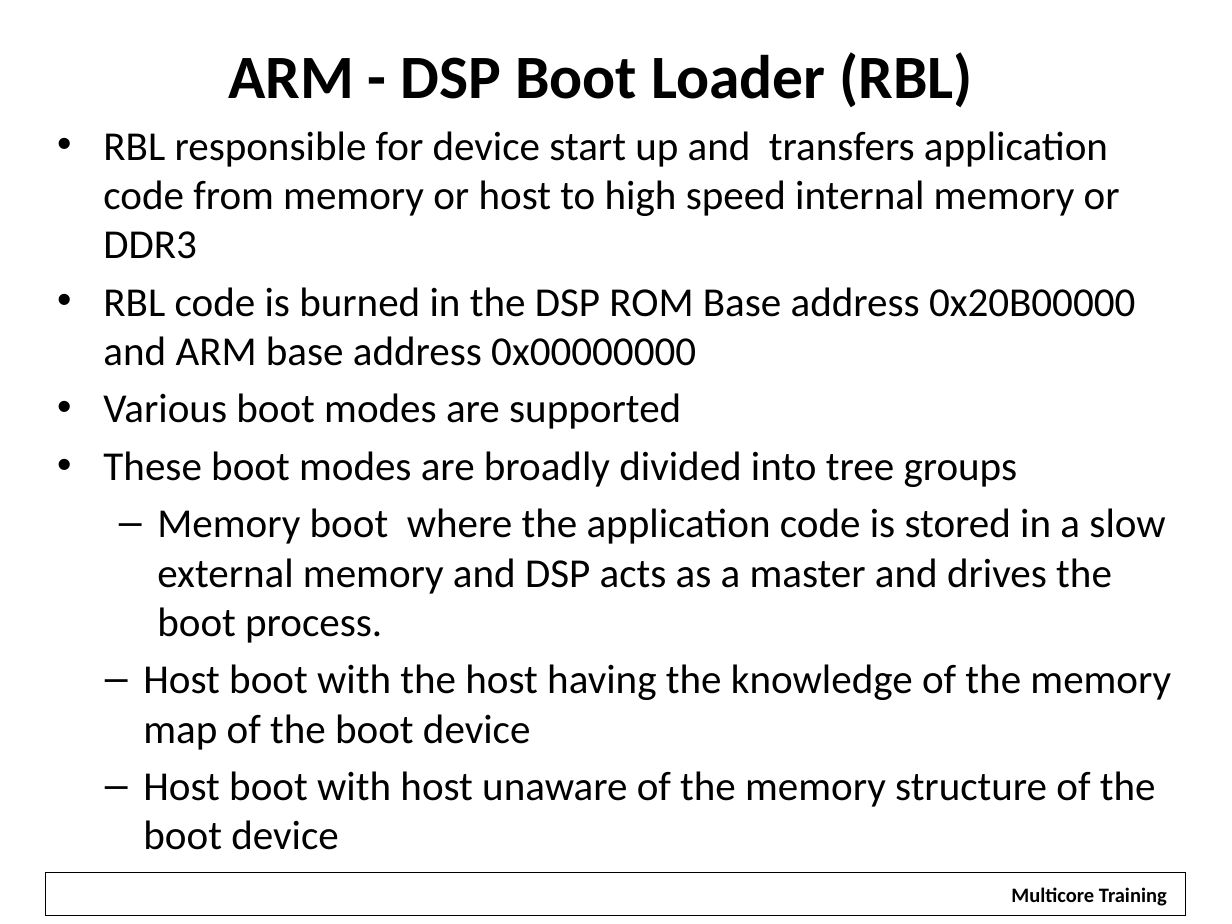
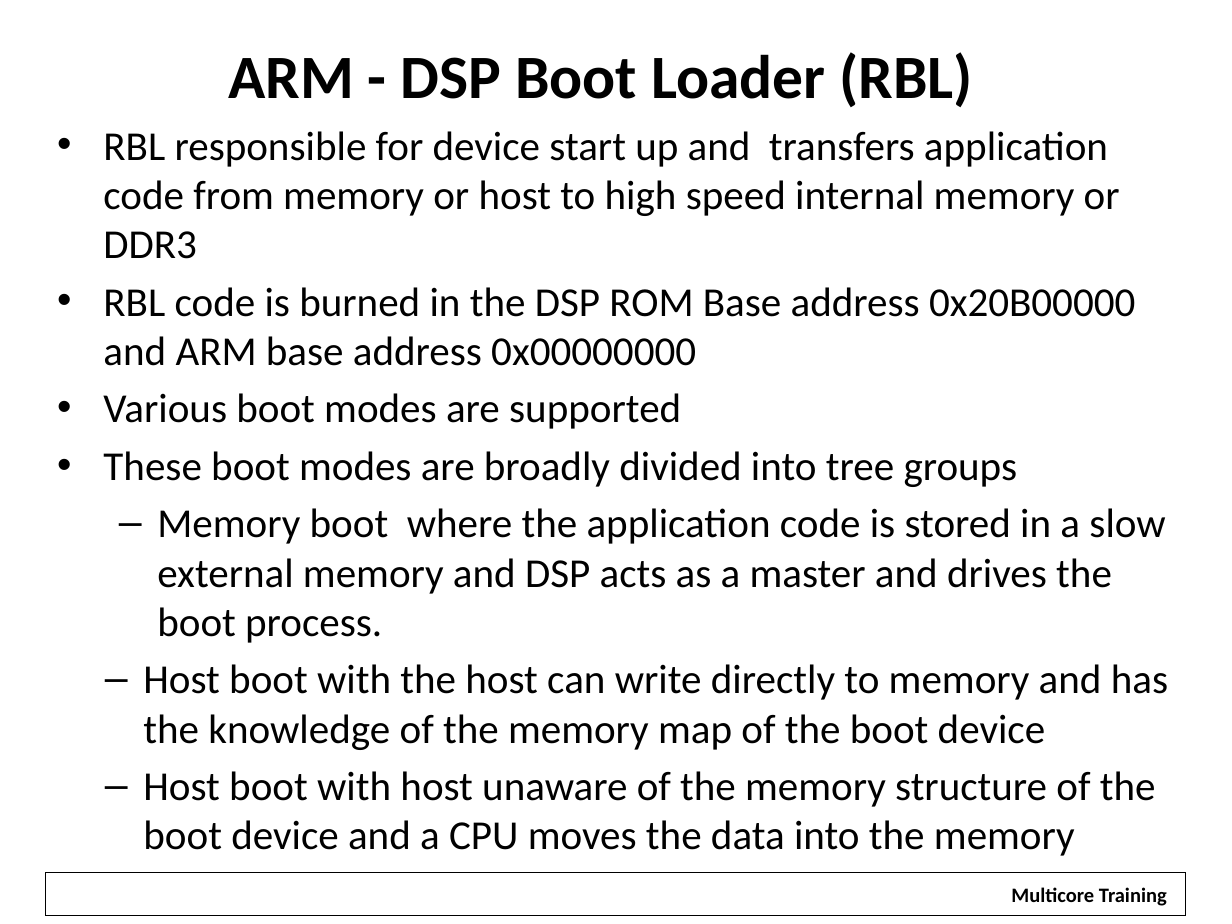
Before and after one commit to hari1989/keystone-workshop, a slide deck: slide 10 of preliminary/Working/presentations/KeyStone_2_ Bootloader_v2.pptx (slide 11 before the commit). Drawn at 1232x924 pixels with LibreOffice and Linux fonts; fonts in the diff are those of the drawing; background and template pictures are left out. Boxes give left, top, right and bottom in pixels: in the first picture for what was removed or moved away, otherwise in the second. Text is boxed around its words. In the diff, an @@ line names an element or a change of style, - is before the commit and + after.

```diff
--- a/preliminary/Working/presentations/KeyStone_2_ Bootloader_v2.pptx
+++ b/preliminary/Working/presentations/KeyStone_2_ Bootloader_v2.pptx
@@ text at box(143, 664, 1168, 856): text changed @@
-  – Host boot with the host having the knowledge of the memory map of the boot device
-  – Host boot with host unaware of the memory structure of the boot device
+  – Host boot with the host can write directly to memory and has the knowledge of the memory map of the boot device
+  – Host boot with host unaware of the memory structure of the boot device and a CPU moves the data into the memory
```
Also in this commit, not shown: 11 other slides changed, 8 slides added, 2 slides removed.
